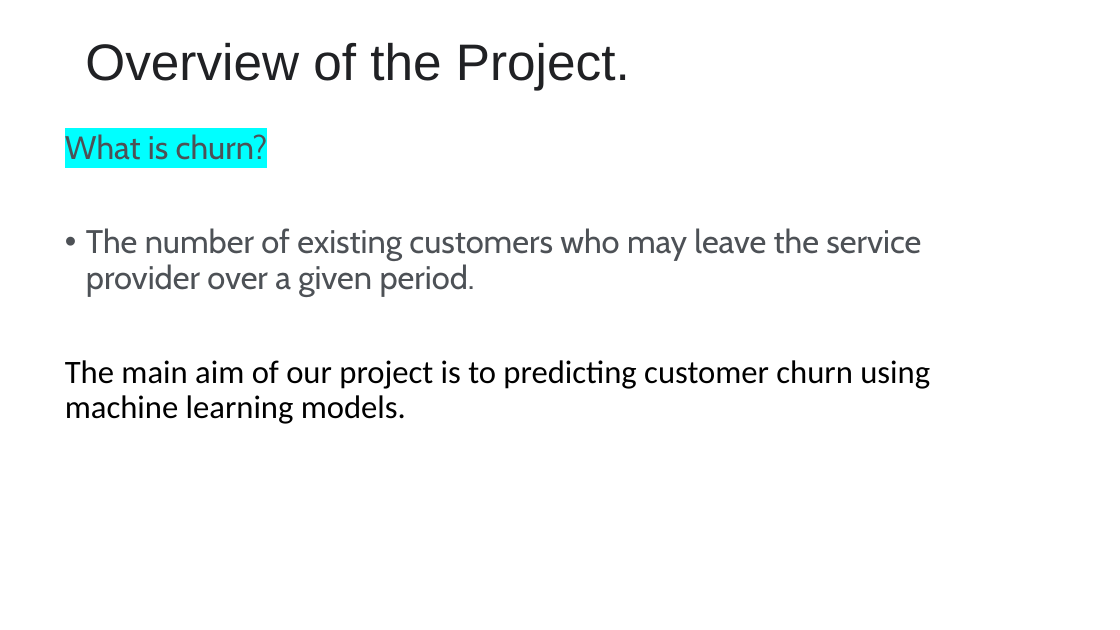
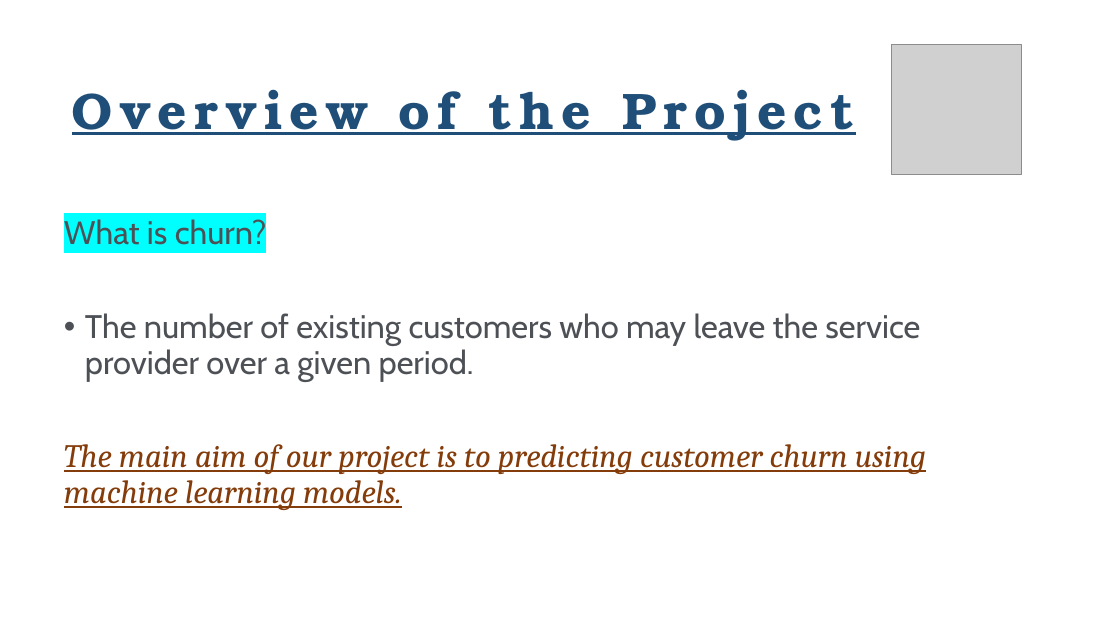
Before and after one commit to Mohamed-Maaz-Rehan/Telecom-Churn-Prediction, a slide deck: slide 3 of STEP (Churning).pptx. Drawn at 1120x630 pixels with LibreOffice and Linux fonts; fonts in the diff are those of the drawing; grey boxes stand for pictures. Boxes give left, top, right and bottom in pixels: in the first picture for what was removed or moved away, otherwise in the second. Text is boxed around its words. In the diff, an @@ line names an element or a change of style, - is before the commit and + after.

```diff
--- a/STEP (Churning).pptx
+++ b/STEP (Churning).pptx
@@ picture added at [891, 45, 1022, 175] @@
@@ title at [399, 89, 855, 141]: text changed; font Arial to TeX Gyre Bonum; text colour #202124 to #1F4E79; bold on @@
-Overview of the Project.
+Overview of the Project
@@ text "What is churn?": place and size @@
-text "What is churn?" at [65, 132, 930, 424]
+text "What is churn?" at [64, 217, 926, 510]
@@ text at [64, 444, 926, 510]: font Calibri to Cambria, text colour #000000 to #843C0B, italic on, underline on in "The main aim of our project is ..." @@
```
Also in this commit, not shown: 6 other slides changed, 1 slide removed.
